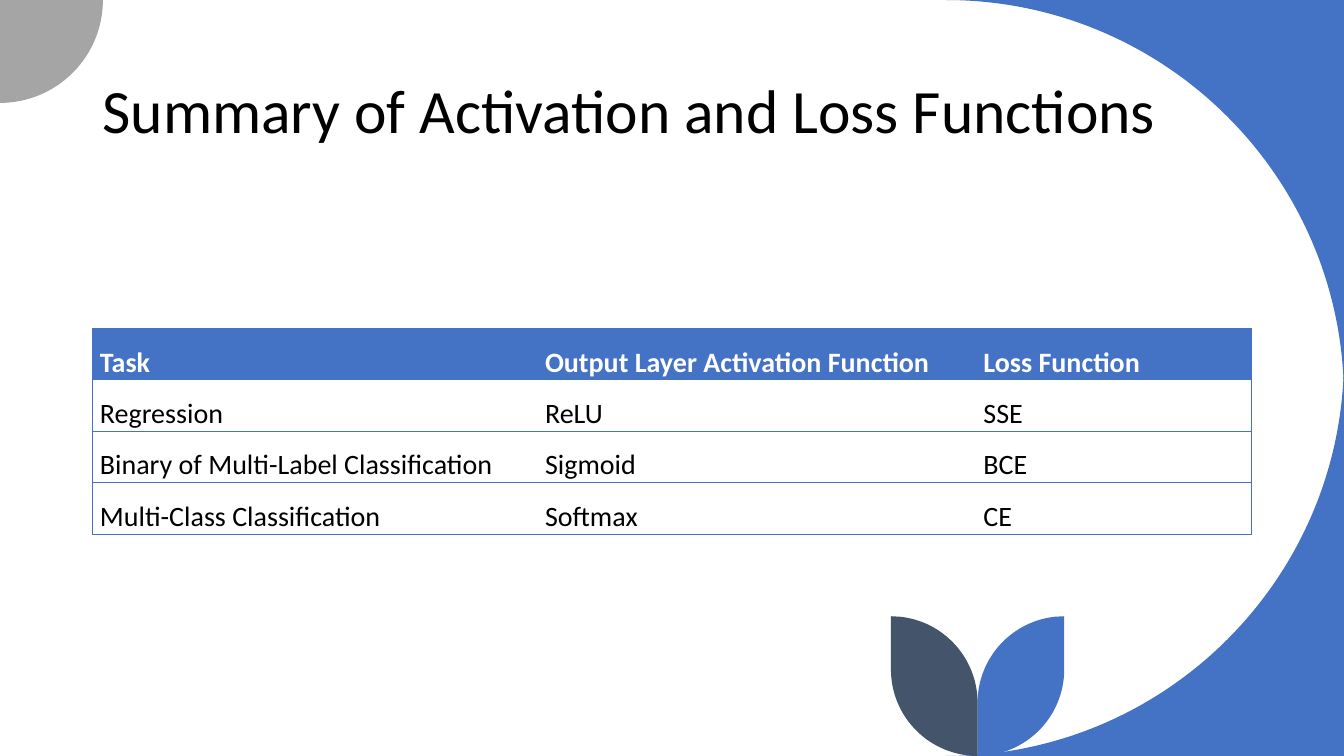
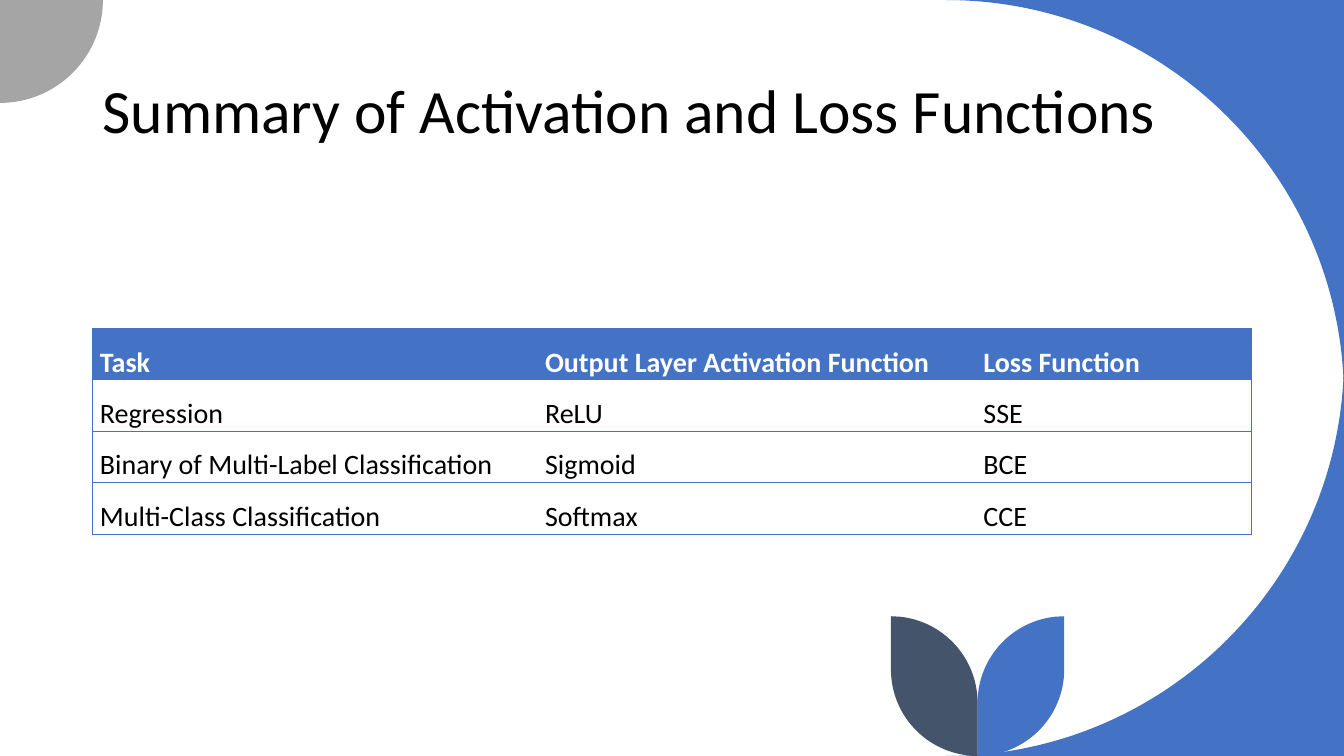
Before and after one commit to Hawmex/deep_learning_content, a slide deck: slide 14 of dnn/presentation/presentation_part2.pptx. Drawn at 1344x756 pixels with LibreOffice and Linux fonts; fonts in the diff are those of the drawing. Boxes give left, top, right and bottom in pixels: in the first picture for what was removed or moved away, otherwise in the second. Text is boxed around its words. In the diff, an @@ line names an element or a change of style, - is before the commit and + after.

```diff
--- a/dnn/presentation/presentation_part2.pptx
+++ b/dnn/presentation/presentation_part2.pptx
@@ table at (x1=93, y1=329, x2=1252, y2=531) @@
-row 4, column 3: CE
+row 4, column 3: CCE
```
Also in this commit, not shown: 2 other slides changed, 14 other files.
